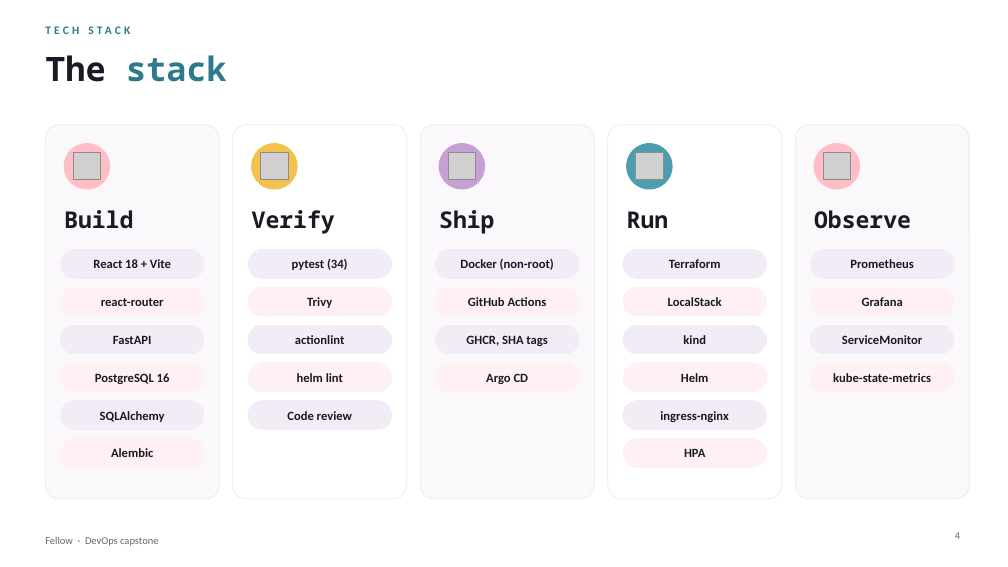
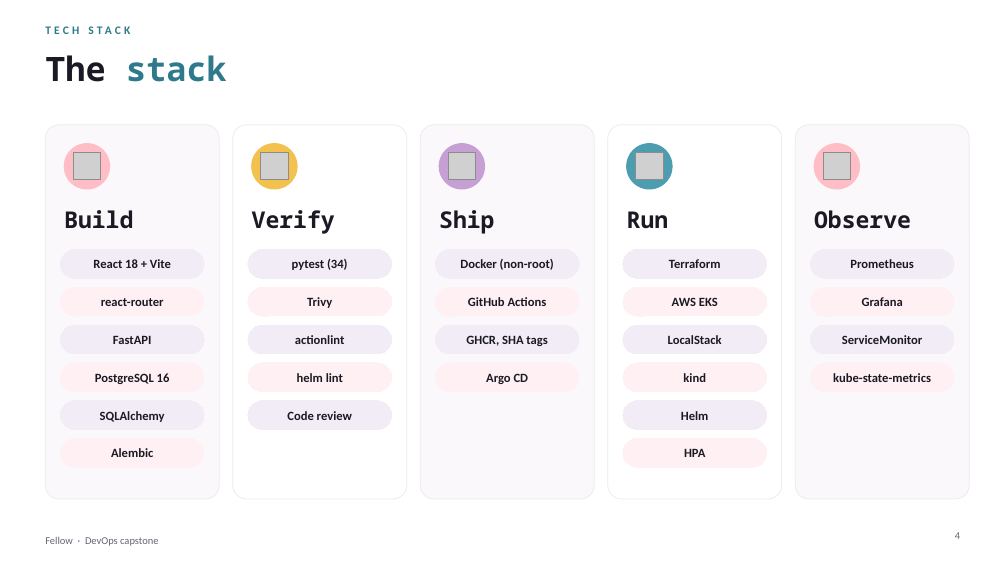
Before and after one commit to Manasvi-247/fellow-hrms, a slide deck: slide 4 of presentation.pptx. Drawn at 1008x567 pixels with LibreOffice and Linux fonts; fonts in the diff are those of the drawing; grey boxes stand for pictures. Boxes give left, top, right and bottom in pixels: in the first picture for what was removed or moved away, otherwise in the second. Text is boxed around its words. In the diff, an @@ line names an element or a change of style, - is before the commit and + after.

```diff
--- a/presentation.pptx
+++ b/presentation.pptx
@@ rounded rectangle added at (x1=623, y1=287, x2=767, y2=316), fill #FFF1F3, outline #FFF1F3 0.75 pt, 12 pt, text #1B1A24, bold @@
+AWS EKS
@@ 3 rounded rectangles moved together from (x1=623, y1=287, x2=767, y2=392) to (x1=623, y1=325, x2=767, y2=430) @@
@@ rounded rectangle "LocalStack" at (x1=623, y1=325, x2=767, y2=354): fill #FFF1F3 to #F1ECF6; outline #FFF1F3 0.75 pt to #F1ECF6 0.75 pt @@
@@ rounded rectangle "kind" at (x1=623, y1=363, x2=767, y2=392): fill #F1ECF6 to #FFF1F3; outline #F1ECF6 0.75 pt to #FFF1F3 0.75 pt @@
@@ rounded rectangle "Helm" at (x1=623, y1=401, x2=767, y2=430): fill #FFF1F3 to #F1ECF6; outline #FFF1F3 0.75 pt to #F1ECF6 0.75 pt @@
@@ rounded rectangle removed at (x1=623, y1=401, x2=767, y2=430) @@
-ingress-nginx
```
Also in this commit, not shown: 2 other slides changed, 3 other files.
